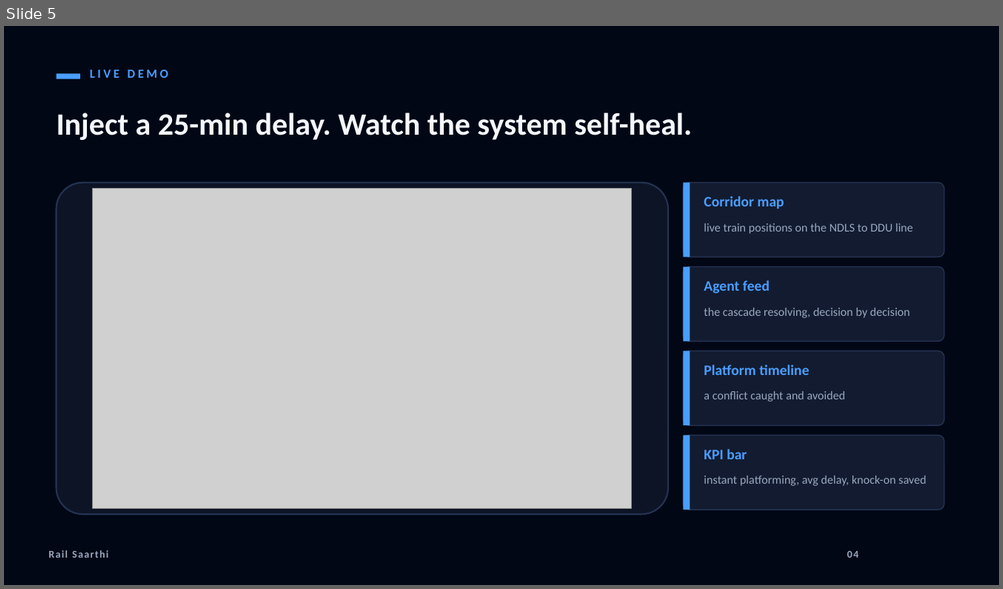
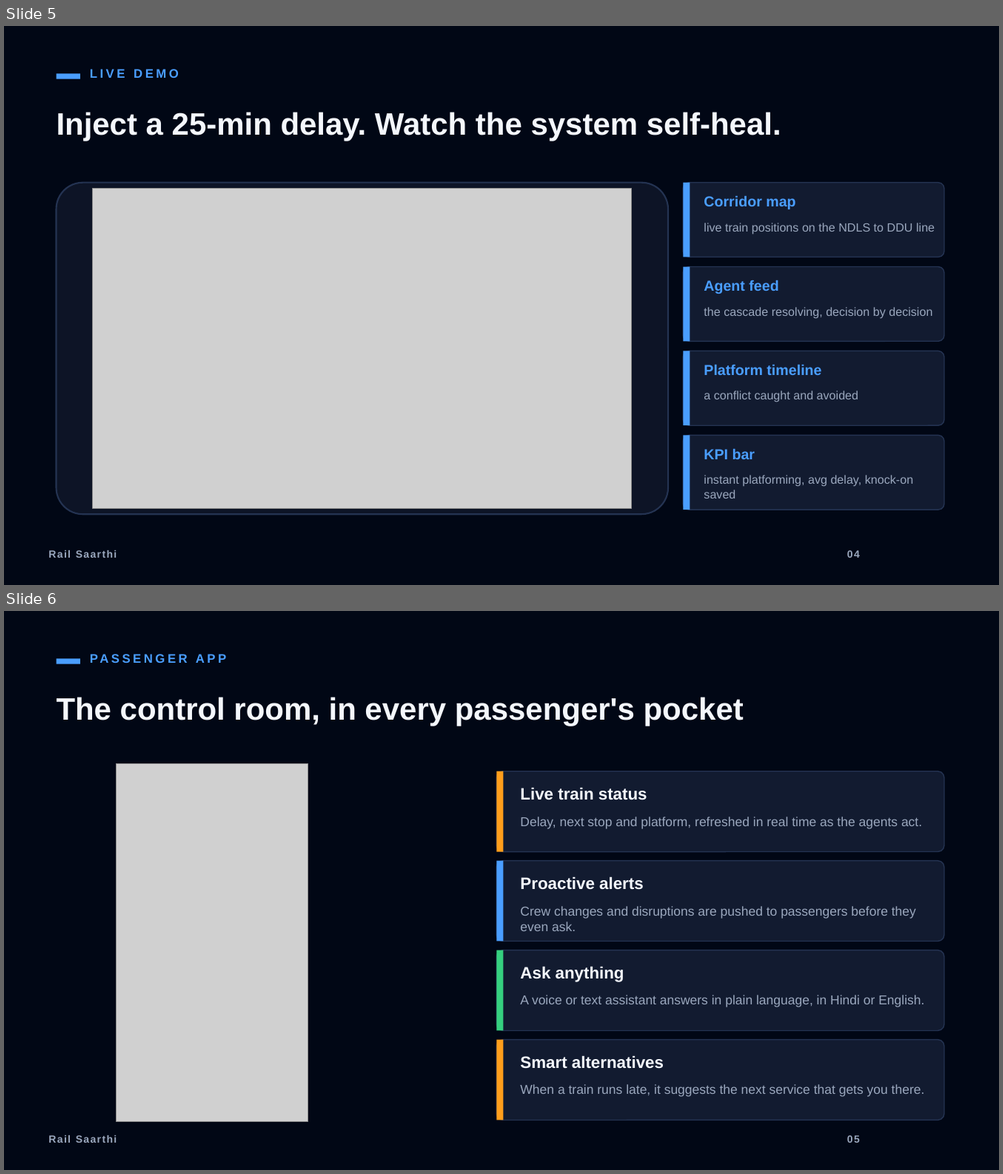
Before and after one commit to chiruu12/railmind, a slide deck: docs/Rail_Saarthi_Pitch.pptx. Shown one above the other, each under a label of ours: slide 5 before the commit, slides 5 and 6 after it. The pictures are 1003x589 and 1003x1174 pixels, drawn with LibreOffice and Linux fonts; fonts in the diff are those of the drawing; grey boxes stand for pictures. Boxes give left, top, right and bottom in pixels: in the first picture for what was removed or moved away, otherwise in the second. Text is boxed around its words. In the diff, an @@ line names an element or a change of style, - is before the commit and + after.

Commit message:
Deck: add passenger mobile app slide (#22)

```diff
--- a/docs/Rail_Saarthi_Pitch.pptx
+++ b/docs/Rail_Saarthi_Pitch.pptx
@@ slide 6 added at bbox=[4, 611, 999, 1170], background #FFFFFF @@
@@ rectangle added at bbox=[4, 611, 999, 1170], fill #010715 @@
@@ rectangle added at bbox=[57, 659, 80, 664], fill #4A9EFF @@
@@ text added at bbox=[57, 697, 743, 726], 30 pt, text #F4F7FC, bold @@
+The control room, in every passenger's pocket
@@ text added at bbox=[455, 698, 634, 726], 12 pt, text #4A9EFF, bold @@
+PASSENGER APP
@@ picture added at bbox=[116, 764, 308, 1122] @@
@@ rounded rectangle added at bbox=[496, 772, 944, 852], fill #121B30, outline #243352 1 pt @@
@@ rectangle added at bbox=[496, 772, 504, 852], fill #FF9E1B @@
@@ text added at bbox=[520, 787, 647, 800], 16 pt, text #F4F7FC, bold @@
+Live train status
@@ text added at bbox=[520, 817, 922, 829], 12.5 pt, text #9AA7BD @@
+Delay, next stop and platform, refreshed in real time as the agents act.
@@ rounded rectangle added at bbox=[496, 861, 944, 942], fill #121B30, outline #243352 1 pt @@
@@ rectangle added at bbox=[496, 861, 504, 942], fill #4A9EFF @@
@@ text added at bbox=[520, 877, 643, 890], 16 pt, text #F4F7FC, bold @@
+Proactive alerts
@@ text added at bbox=[520, 906, 916, 931], 12.5 pt, text #9AA7BD @@
+Crew changes and disruptions are pushed to passengers before they even ask.
@@ rounded rectangle added at bbox=[496, 951, 944, 1031], fill #121B30, outline #243352 1 pt @@
@@ rectangle added at bbox=[496, 951, 504, 1031], fill #35D07F @@
@@ text added at bbox=[520, 966, 624, 982], 16 pt, text #F4F7FC, bold @@
+Ask anything
@@ text added at bbox=[520, 995, 924, 1008], 12.5 pt, text #9AA7BD @@
+A voice or text assistant answers in plain language, in Hindi or English.
@@ rounded rectangle added at bbox=[496, 1040, 944, 1121], fill #121B30, outline #243352 1 pt @@
@@ rectangle added at bbox=[496, 1040, 504, 1121], fill #FF9E1B @@
@@ text added at bbox=[520, 1056, 663, 1069], 16 pt, text #F4F7FC, bold @@
+Smart alternatives
@@ text added at bbox=[520, 1085, 925, 1097], 12.5 pt, text #9AA7BD @@
+When a train runs late, it suggests the next service that gets you there.
@@ text added at bbox=[48, 1136, 117, 1143], 10 pt, text #9AA7BD, bold @@
+Rail Saarthi
@@ text added at bbox=[847, 1136, 859, 1143], 10 pt, text #9AA7BD, bold @@
+05
@@ slide 5 changed as well @@
@@ font Calibri to Arial in 12 elements at bbox=[90, 69, 179, 78], bbox=[57, 112, 781, 141], bbox=[703, 195, 795, 210], bbox=[703, 223, 934, 235], bbox=[703, 280, 778, 294], bbox=[703, 307, 932, 319], bbox=[703, 364, 821, 375], bbox=[703, 391, 858, 403], bbox=[703, 449, 755, 460], bbox=[703, 475, 913, 499], bbox=[847, 551, 859, 558], bbox=[48, 551, 117, 558] @@
```
Also in this commit, not shown: 7 other slides changed, 2 other files.
